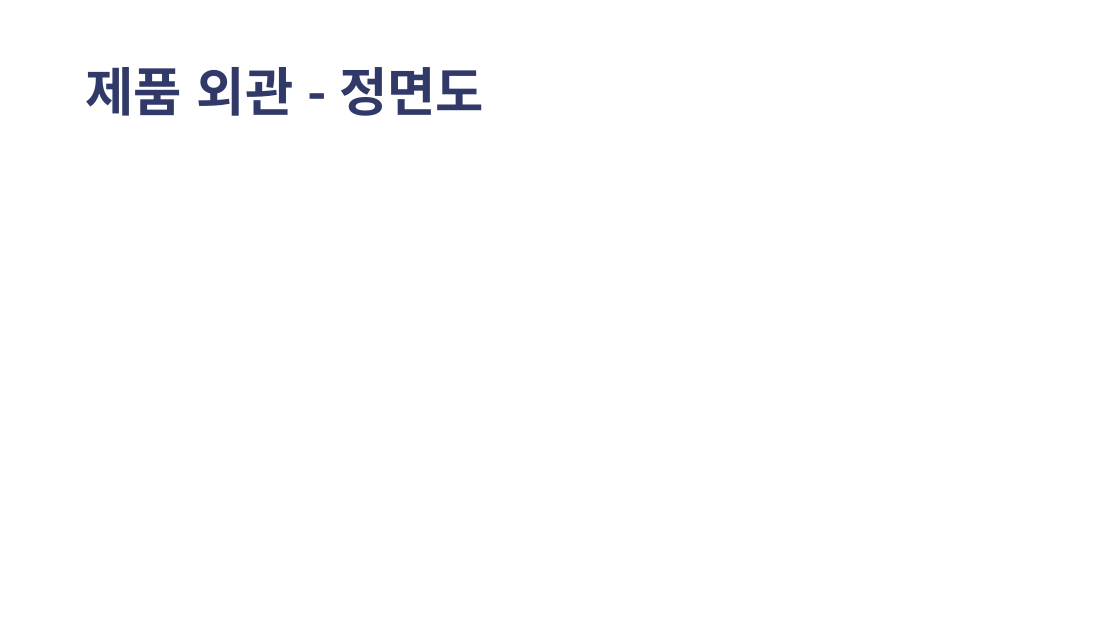
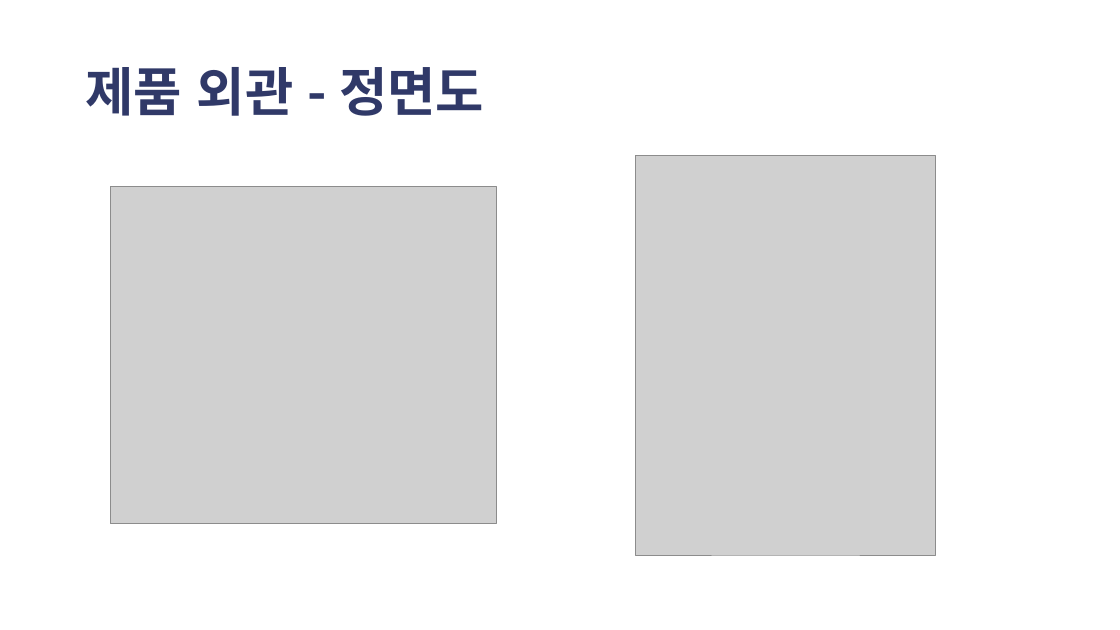
Before and after one commit to kutmicro2017/2016136054, a slide deck: slide 4 of 가습기 무드등_최종.pptx. Drawn at 1120x630 pixels with LibreOffice and Linux fonts; fonts in the diff are those of the drawing; grey boxes stand for pictures; background and template pictures are left out. Boxes give left, top, right and bottom in pixels: in the first picture for what was removed or moved away, otherwise in the second. Text is boxed around its words. In the diff, an @@ line names an element or a change of style, - is before the commit and + after.

```diff
--- a/가습기 무드등_최종.pptx
+++ b/가습기 무드등_최종.pptx
@@ picture added at [636, 155, 936, 555] @@
@@ picture added at [110, 187, 496, 524] @@
```
Also in this commit, not shown: 1 other slide changed.
